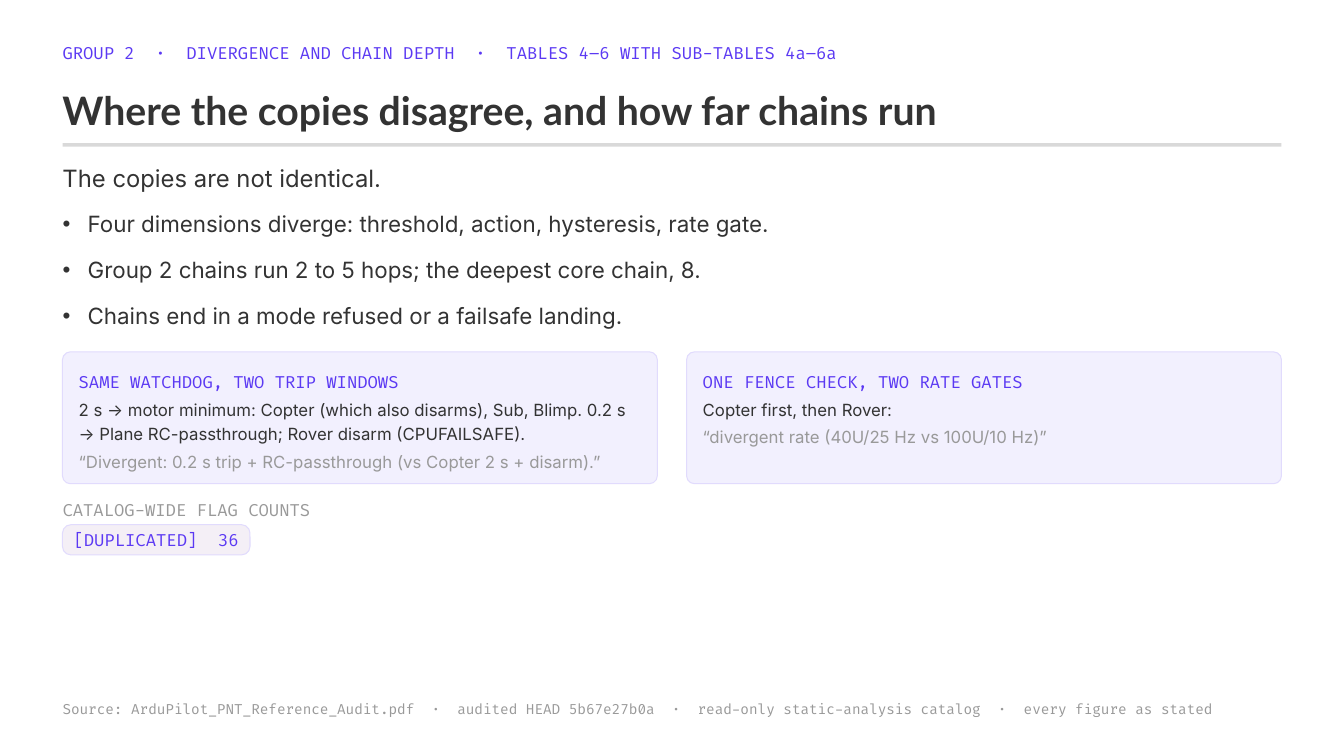
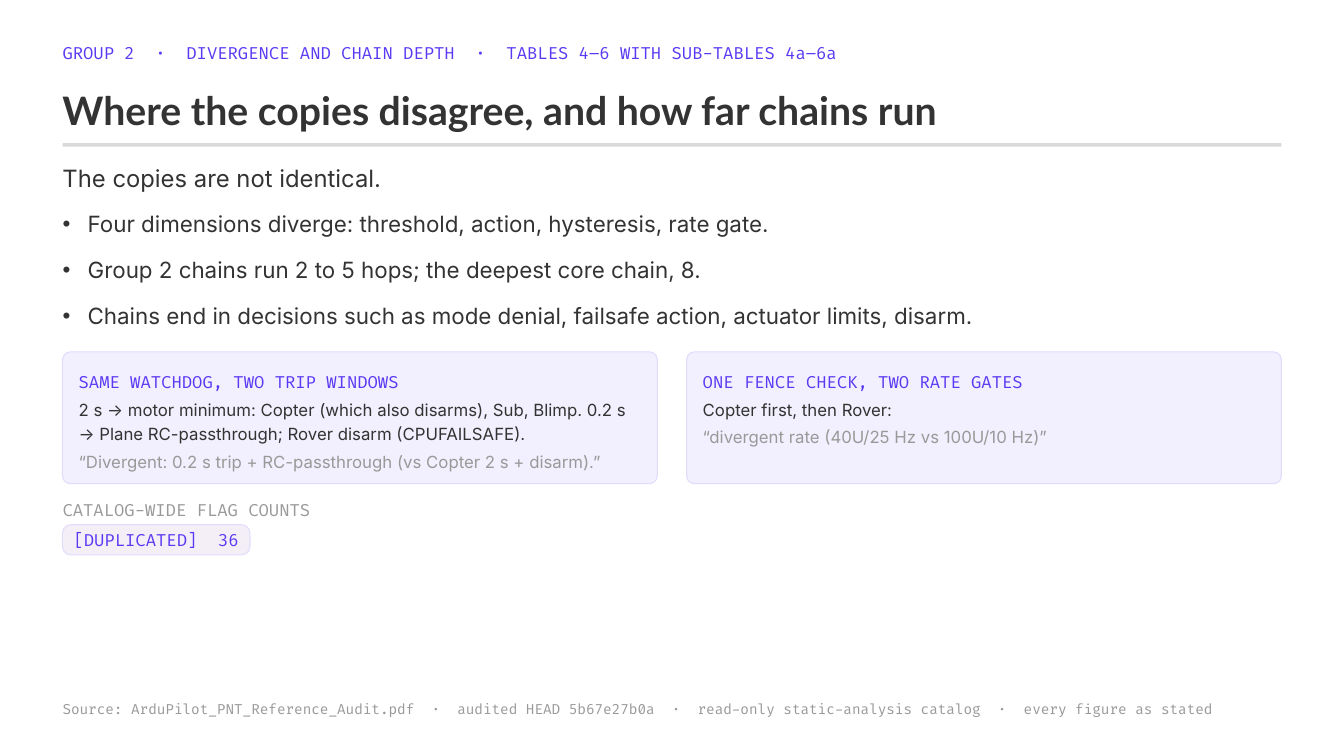
Before and after one commit to blitzy-public-samples/ardupilot-blitzy, a slide deck: slide 8 of blitzy/presentations/ArduPilot_PNT_Reference_Audit_Executive_Brief.pptx. Drawn at 1344x756 pixels with LibreOffice and Linux fonts; fonts in the diff are those of the drawing. Boxes give left, top, right and bottom in pixels: in the first picture for what was removed or moved away, otherwise in the second. Text is boxed around its words. In the diff, an @@ line names an element or a change of style, - is before the commit and + after.

```diff
--- a/blitzy/presentations/ArduPilot_PNT_Reference_Audit_Executive_Brief.pptx
+++ b/blitzy/presentations/ArduPilot_PNT_Reference_Audit_Executive_Brief.pptx
@@ text at (x1=88, y1=307, x2=972, y2=328): text changed @@
-• Chains end in a mode refused or a failsafe landing.
+• Chains end in decisions such as mode denial, failsafe action, actuator limits, disarm.
```
Also in this commit, not shown: 2 other files.
